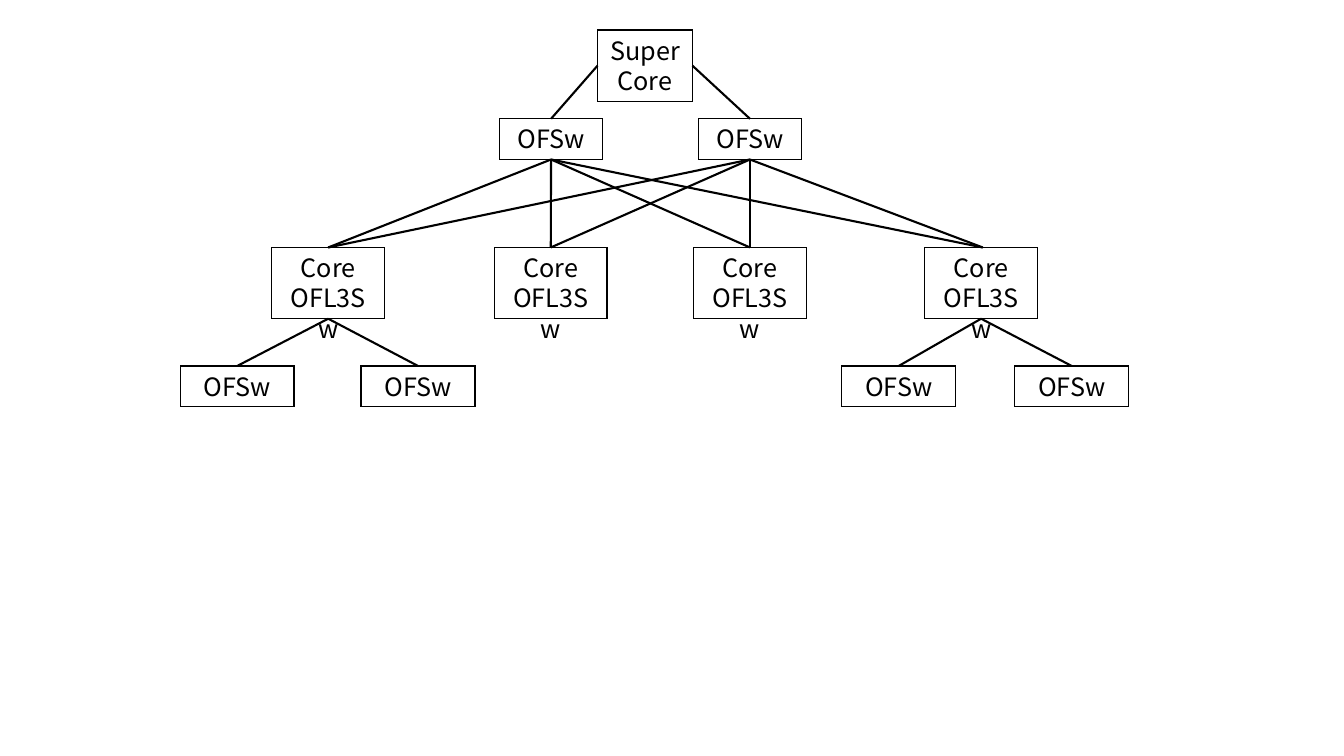
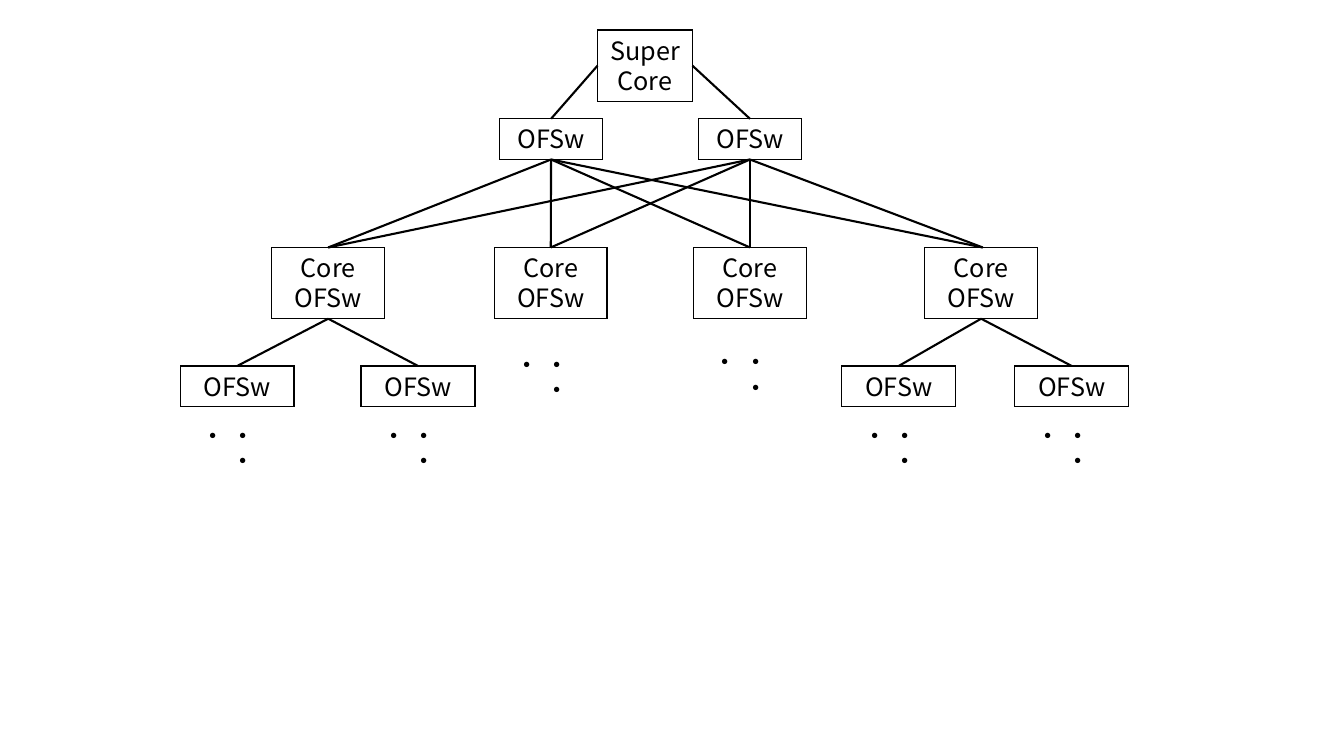
Before and after one commit to Kotaro-MOTOYOSHI/-, a slide deck: slide 2 of Figure.pptx (slide 1 before the commit). Drawn at 1344x756 pixels with LibreOffice and Linux fonts; fonts in the diff are those of the drawing. Boxes give left, top, right and bottom in pixels: in the first picture for what was removed or moved away, otherwise in the second. Text is boxed around its words. In the diff, an @@ line names an element or a change of style, - is before the commit and + after.

```diff
--- a/Figure.pptx
+++ b/Figure.pptx
@@ 4 rectangles: place and size @@
-4 rectangles at box(301, 258, 1009, 278)
+4 rectangles at box(272, 248, 1037, 320)
@@ outline none to #000000 0.75 pt in 4 elements at box(272, 248, 385, 320), box(494, 248, 607, 320), box(694, 248, 807, 320), box(925, 248, 1037, 320) @@
@@ text in rectangle at box(295, 288, 362, 308): text changed @@
-OFL3Sw
+OFSw
@@ text in rectangle at box(517, 288, 584, 308): text changed @@
-OFL3Sw
+OFSw
@@ text in rectangle at box(716, 288, 783, 308): text changed @@
-OFL3Sw
+OFSw
@@ text in rectangle at box(947, 288, 1014, 308): text changed @@
-OFL3Sw
+OFSw
@@ text added at box(713, 358, 768, 390), 18 pt, text #000000 @@
+・・・
@@ text added at box(515, 361, 570, 392), 18 pt, text #000000 @@
+・・・
@@ text added at box(201, 432, 256, 463), 18 pt, text #000000 @@
+・・・
@@ text added at box(381, 432, 437, 463), 18 pt, text #000000 @@
+・・・
@@ text added at box(863, 432, 918, 463), 18 pt, text #000000 @@
+・・・
@@ text added at box(1035, 432, 1090, 463), 18 pt, text #000000 @@
+・・・
```
Also in this commit, not shown: 3 slides added, 32 other files.
